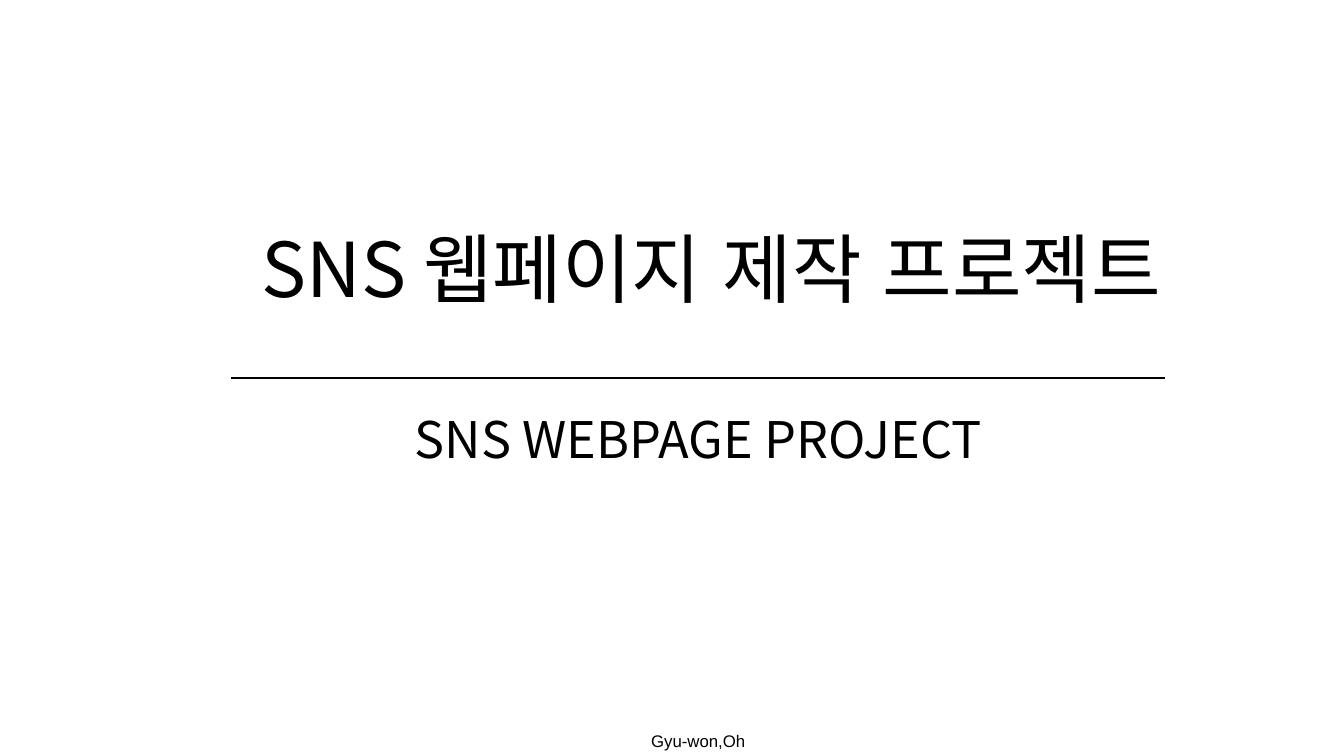
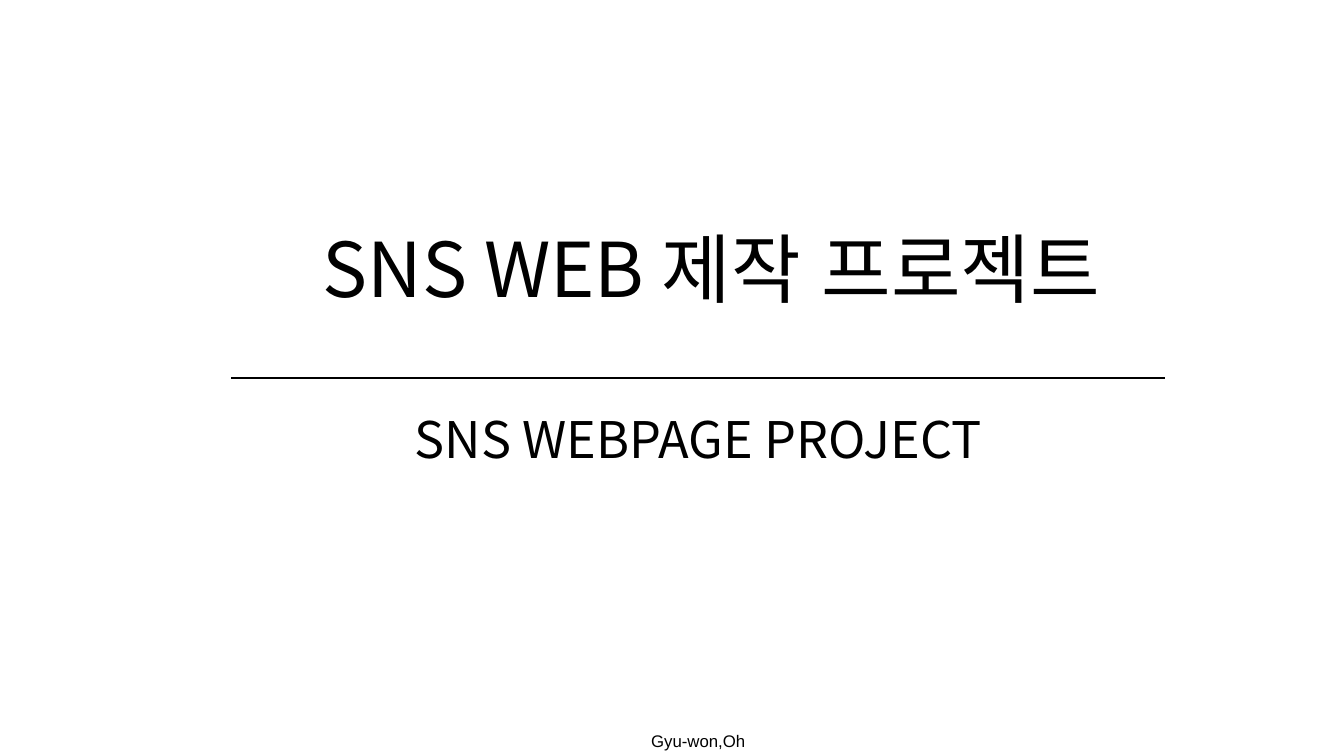
Before and after one commit to Gyu-wonOh/work, a slide deck: slide 1 of 프로젝트/SNS 웹페이지.pptx. Drawn at 1344x756 pixels with LibreOffice and Linux fonts; fonts in the diff are those of the drawing. Boxes give left, top, right and bottom in pixels: in the first picture for what was removed or moved away, otherwise in the second. Text is boxed around its words. In the diff, an @@ line names an element or a change of style, - is before the commit and + after.

```diff
--- a/프로젝트/SNS 웹페이지.pptx
+++ b/프로젝트/SNS 웹페이지.pptx
@@ title at [322, 234, 1100, 303]: text changed @@
-SNS 웹페이지 제작 프로젝트
+SNS WEB 제작 프로젝트
```
Also in this commit, not shown: 1 other slide changed, 8 other files.
